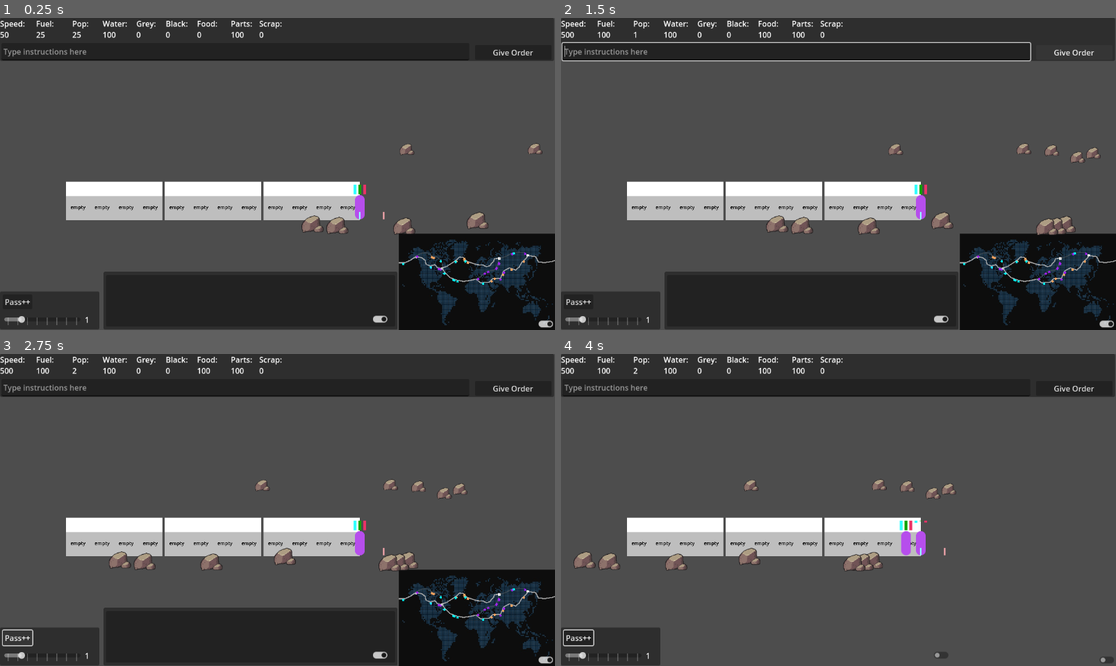
Above: before the commit, frames 1-4 (two rows, left to right).
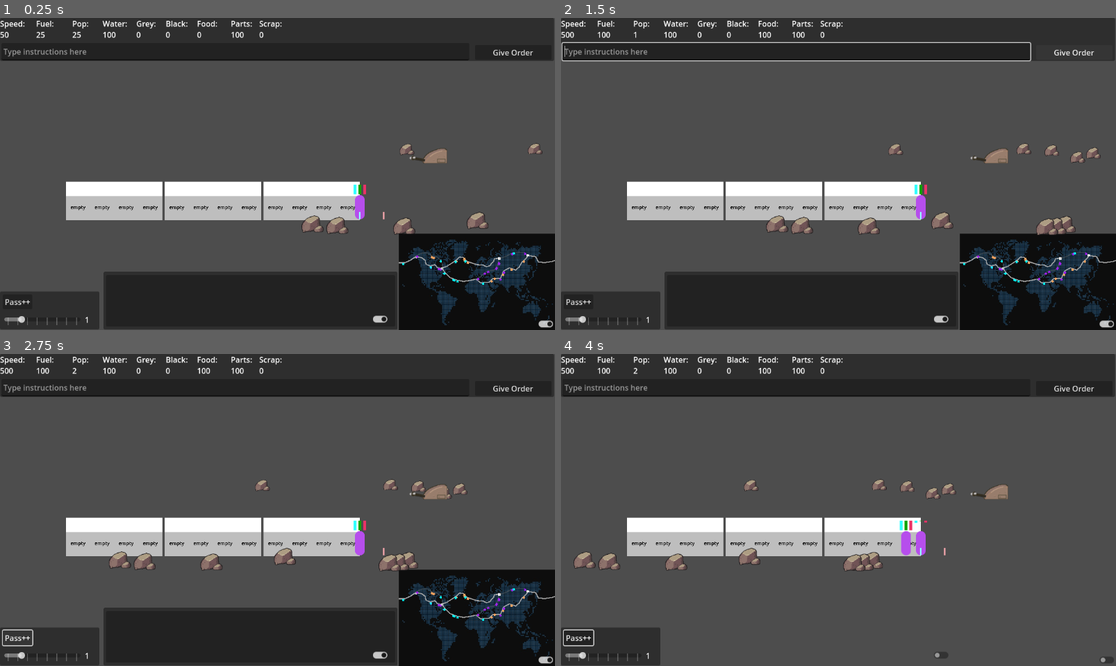
Above: after the commit, the same moments.

Repository: Sphinx111/ed_and_morgs_train_builder
Game: Godot game, scene res://Scenes/traincar.tscn
Two runs of this game, one before a commit and one after it. Both use one fixed random seed, a clock stepped at 60 frames per second and the inputs below.
Inputs (mouse positions are in pixels of both pictures, inside the frame that each line leads up to):
- Up to frame 1 (0.25 s): no input
- Up to frame 2 (1.5 s): click (794, 52) at 0.52 s; type "12" at 0.6 s; click "Give Order" at 1.25 s
- Up to frame 3 (2.75 s): click "Pass++" at 2 s
- Up to frame 4 (4 s): click (1104, 659) at 2.75 s; click (938, 656) at 3.5 s

The runs differ from the first frame. In frame 1, 0.2% of the frame differs, in the area x 73-81%, y 41-47%; in frame 2, 0.2%; in frame 3, 0.2%; in frame 4, 0.2%.

Commit message:
Added a control lever

Diff:
--- a/Helpers.gd
+++ b/Helpers.gd
@@ -4,6 +4,8 @@
 	return round(num * pow(10.0, digit)) / pow(10.0, digit)
 
 func exceeds_safety_margin(type : String, amount : float = 0.0) -> int:	# compare a resource to the margins and return SAFETY_CUTOFF if amount is below margin
+	if type == "grey_water":
+		type = "clean_water"
 	if Globals.safety_margins.has(type):
 		if amount > Globals.safety_margins.get(type):
 			return Globals.RESULT_OK
--- /dev/null
+++ b/LeverControl.gd
@@ -0,0 +1,45 @@
+extends Node2D
+
+class_name LeverControl
+
+@onready var handle : PathFollow2D = get_node("LeverPath/Lever")
+@onready var zeroPos : Vector2 = get_node("RefZero").position
+@onready var maxPos : Vector2 = get_node("RefMax").position
+@onready var fulcrumpoint : Vector2 = get_node("FulcrumPoint").position
+var isDragged : bool = false
+var lastMousePos : Vector2 = Vector2.ZERO
+var distanceToMove : float = 200.0
+var speedSteps : float = 5.0
+var currentStep : float = 0.0
+var lastStep : float = 0.0
+signal position_changed(new_position : int)
+
+
+func _on_lever_input_event(viewport: Node, event: InputEvent, shape_idx: int) -> void:
+	if event is InputEventMouseButton and event.is_action_pressed("left_click"):
+		isDragged = true
+		lastStep = currentStep
+	pass # Replace with function body.
+
+func _input(event: InputEvent) -> void:
+	if isDragged == true:
+		if event is InputEventMouseButton:
+			if event.is_action_released("left_click"):
+				isDragged = false
+				if currentStep != lastStep:
+					var int_to_emit : int = floor(currentStep)
+					position_changed.emit(currentStep)
+		elif event is InputEventMouseMotion:
+			var move : InputEventMouseMotion = event
+			var deltaVector = (move.position - lastMousePos)
+			var deltaProduct = deltaVector.x * abs(deltaVector.y)
+			if deltaProduct > distanceToMove:
+				currentStep += 1
+				clampf(currentStep, 0, speedSteps)
+				lastMousePos = move.position
+				handle.progress_ratio = (currentStep / speedSteps)
+			elif deltaProduct < -distanceToMove:
+				currentStep -= 1
+				clampf(currentStep, 0, speedSteps)
+				lastMousePos = move.position
+				handle.progress_ratio = (currentStep / speedSteps)
--- /dev/null
+++ b/LeverControl.tscn
@@ -0,0 +1,52 @@
+[gd_scene load_steps=6 format=3 uid="uid://bnmpeykxiku0"]
+
+[ext_resource type="Texture2D" uid="uid://b7lbvbu7ep2yo" path="res://images/LeverHousing.png" id="1_2pvac"]
+[ext_resource type="Script" uid="uid://dy3bx7t2jgrri" path="res://LeverControl.gd" id="1_xu0f3"]
+[ext_resource type="Texture2D" uid="uid://cdg3mtbcjjlps" path="res://images/Lever.png" id="2_xu0f3"]
+
+[sub_resource type="Curve2D" id="Curve2D_ftvjd"]
+_data = {
+"points": PackedVector2Array(0, 0, 0, 0, -21, 10, 0, 0, 0, 0, -17, 3, 0, 0, 0, 0, -11, -2, 0, 0, 0, 0, -3, -7, 0, 0, 0, 0, 5, -10, 0, 0, 0, 0, 12, -12, 0, 0, 0, 0, 20, -12)
+}
+point_count = 7
+
+[sub_resource type="RectangleShape2D" id="RectangleShape2D_qvx28"]
+size = Vector2(31.5048, 53.707)
+
+[node name="LeverControl" type="Node2D"]
+script = ExtResource("1_xu0f3")
+
+[node name="HousingSprite" type="Sprite2D" parent="."]
+texture = ExtResource("1_2pvac")
+
+[node name="LeverPath" type="Path2D" parent="."]
+curve = SubResource("Curve2D_ftvjd")
+
+[node name="Lever" type="PathFollow2D" parent="LeverPath"]
+position = Vector2(-21, 10)
+rotation = -1.05165
+loop = false
+
+[node name="Sprite2D" type="Sprite2D" parent="LeverPath/Lever"]
+position = Vector2(-4.83735, -14.5121)
+rotation = 0.253174
+texture = ExtResource("2_xu0f3")
+
+[node name="Area2D" type="Area2D" parent="LeverPath/Lever"]
+scale = Vector2(1, 1)
+
+[node name="CollisionShape2D" type="CollisionShape2D" parent="LeverPath/Lever/Area2D"]
+position = Vector2(-5.08542, -14.9462)
+scale = Vector2(1, 1)
+shape = SubResource("RectangleShape2D_qvx28")
+
+[node name="RefZero" type="Node2D" parent="."]
+position = Vector2(-180, 105)
+
+[node name="RefMax" type="Node2D" parent="."]
+position = Vector2(102, -182)
+
+[node name="FulcrumPoint" type="Node2D" parent="."]
+position = Vector2(102, 105)
+
+[connection signal="input_event" from="LeverPath/Lever/Area2D" to="." method="_on_lever_input_event"]
--- a/Modules/module.gd
+++ b/Modules/module.gd
@@ -152,7 +152,9 @@
 
 			if services_finished >= services.size():
 				_eject_customer(customer)
-				print("%s %s exiting %s module" % [customer.firstname, customer.lastname, type])
+				#print("%s %s exiting %s module" % [customer.firstname, customer.lastname, type])
+		else:
+			customers.erase(customer)
 
 func reset_module():
 	services = []
--- a/Scenes/traincar.tscn
+++ b/Scenes/traincar.tscn
@@ -6,6 +6,7 @@
 [ext_resource type="PackedScene" uid="uid://cw8ov34j2hlku" path="res://Scenes/passenger.tscn" id="4_d8abk"]
 [ext_resource type="Script" uid="uid://csq0nprbdyf3s" path="res://basic_ui.gd" id="4_fqnf8"]
 [ext_resource type="Script" uid="uid://bgfikw40kx7qw" path="res://BackgroundHandler.gd" id="6_mscei"]
+[ext_resource type="PackedScene" uid="uid://bnmpeykxiku0" path="res://LeverControl.tscn" id="6_u0kvb"]
 
 [node name="SceneRoot" type="Control"]
 layout_mode = 3
@@ -218,6 +219,9 @@
 width = 3.0
 default_color = Color(0.596078, 1, 1, 1)
 
+[node name="LeverControl" parent="Train" instance=ExtResource("6_u0kvb")]
+position = Vector2(-50, -54)
+
 [node name="Camera2D" type="Camera2D" parent="."]
 offset = Vector2(576, 324)
 
@@ -238,3 +242,4 @@
 [connection signal="drag_ended" from="BasicUI/DebugPanel/DebugSlider" to="BasicUI" method="_on_debug_tick_slider_ended"]
 [connection signal="toggled" from="BasicUI/DebugPanel/CheckButton" to="BasicUI" method="_on_map_toggled"]
 [connection signal="toggled" from="BasicUI/DebugPanel/ThoughtsToggle" to="BasicUI" method="_on_thoughts_toggle_toggled"]
+[connection signal="position_changed" from="Train/LeverControl" to="Train" method="_on_speed_lever_changed"]
--- a/Train.gd
+++ b/Train.gd
@@ -154,3 +154,9 @@
 		result.append(carriages[i].get_work_map(work_type_to_find))
 
 	return result
+
+
+func _on_speed_lever_changed(new_position: int) -> void:
+	print("Speed lever positon changed to: " + String.num_int64(new_position))
+	res["speed"] = 100.0 * new_position
+	pass # Replace with function body.
Not shown, added: LeverControl.gd.uid
Not shown: 1 places in Scenes/traincar.tscn that only renumber resources
Binary file added: images/Lever.png
Not shown, added: images/Lever.png.import
Binary file added: images/LeverHousing.png
Not shown, added: images/LeverHousing.png.import
